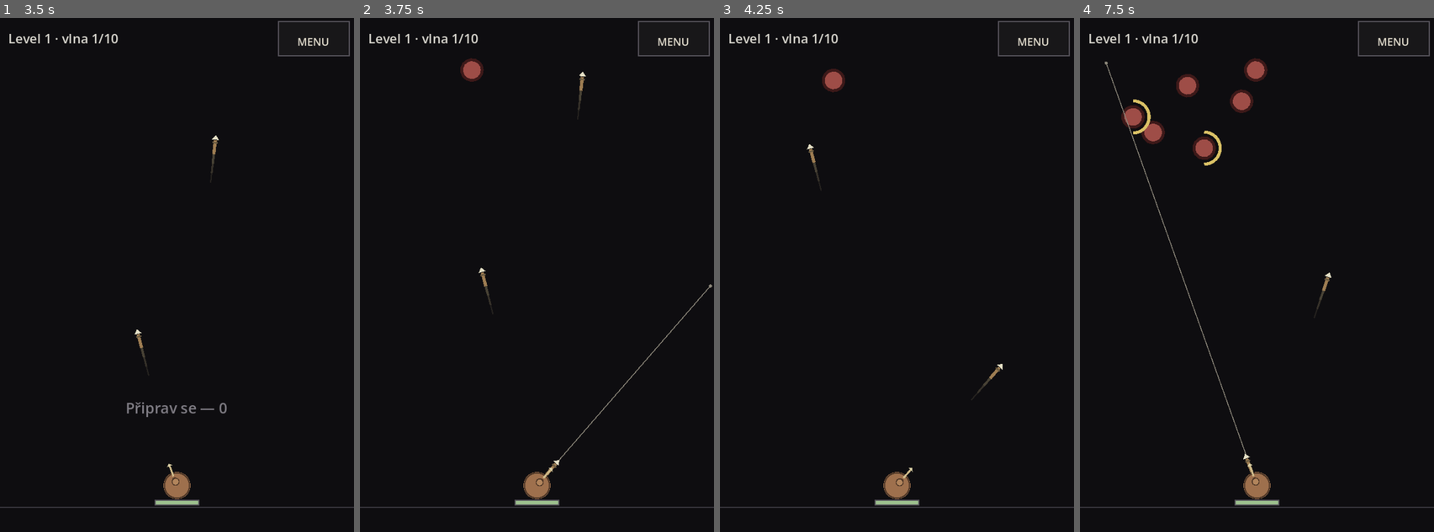
Above: before the commit, frames 1-4 (left to right).
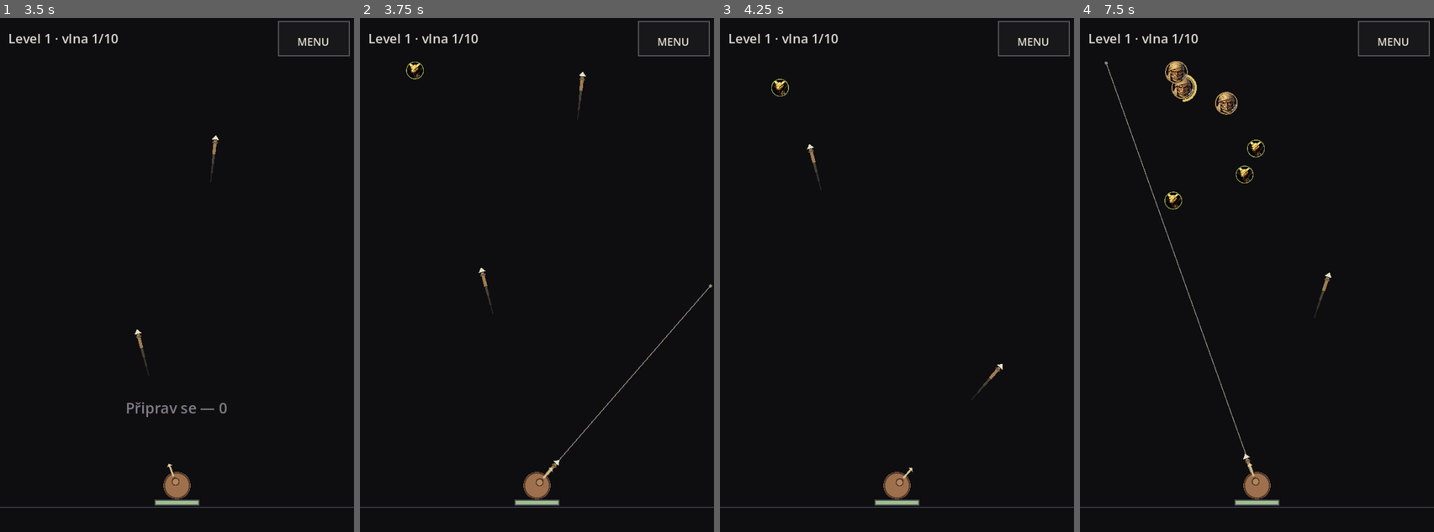
Above: after the commit, the same moments.

Repository: jankoznar94/dark-story
Game: Godot game, scene res://main.tscn
Same seed, same stepped clock (60 frames per second), same inputs: the game is played once before the commit and once after it.
Inputs (mouse positions are in pixels of both pictures, inside the frame that each line leads up to):
- Up to frame 1 (3.5 s): tap Enter at 0.5 s; move the mouse to (254, 259) at 0.52 s; click (254, 259) at 0.67 s; drag from (106, 310) to (159, 388) at 1.27 s; move the mouse to (212, 167) at 2.02 s; click (212, 167) at 2.17 s; drag from (159, 388) to (70, 203) at 2.77 s
- Up to frame 2 (3.75 s): move the mouse to (643, 362) at 3.52 s; click (643, 362) at 3.67 s
- Up to frame 3 (4.25 s): no input
- Up to frame 4 (7.5 s): drag from (1150, 203) to (1203, 151) at 4.27 s; move the mouse to (1274, 285) at 5.02 s; click (1274, 285) at 5.17 s; drag from (1203, 151) to (1186, 310) at 5.77 s; move the mouse to (1334, 259) at 6.52 s; click (1334, 259) at 6.67 s; drag from (1186, 310) to (1239, 388) at 7.27 s

Frame 1 is identical in both runs. In frame 2, 0.3% of the frame differs, in the area x 12-36%, y 7-13%; in frame 3, 0.3%; in frame 4, 2.2%, in the area x 11-53%, y 7-38%.

Commit message:
Thrower: sest druhu nepratel (velikost/rychlost/vydrz), strelci se zastavi a strili, kruhove portrety z Dungeon Recall

Diff:
--- a/scripts/game.gd
+++ b/scripts/game.gd
@@ -32,6 +32,35 @@
 # ROZESTUP VIC OSTREPU (celkem, v radiánech).
 const SPREAD := 0.10
 
+# DRUHY NEPRATEL (Jan, Oct 2026: "Různé velikosti, různá rychlost, různá výdrž.
+# Někteří budou střílet ... většina bude na blízko.")
+#
+#   r      - polomer v podilu field_r (velikost je videt na prvni pohled)
+#   travel - nasobek doby chuze; <1 = rychlejsi, >1 = pomalejsi
+#   hp     - nasobek zivotu vlny
+#   dmg    - nasobek poskozeni pri dorazu
+#   ranged - stoji v `stop` (podil field_r od stredu) a strili
+#   shot_cd / shot_dmg / shot_spd - kadence, poskozeni a rychlost strel (podil field_r/s)
+#
+# Vetsina je na blizko; strelci jsou vzacni a stoji daleko, takze je hrac musi
+# dobehnout ostepem, ne je nechat dojit.
+const ENEMY_TYPES := [
+	{"id": "cobra", "name": "Kobra", "img": "desert_cobra", "r": 0.055,
+		"travel": 0.60, "hp": 0.55, "dmg": 0.55, "ranged": false},
+	{"id": "nomad", "name": "Poutník", "img": "desert_nomad", "r": 0.070,
+		"travel": 1.00, "hp": 1.00, "dmg": 1.00, "ranged": false},
+	{"id": "treant", "name": "Stromák", "img": "ent", "r": 0.092,
+		"travel": 1.35, "hp": 1.90, "dmg": 1.45, "ranged": false},
+	{"id": "kolos", "name": "Kolos", "img": "desert_beetle", "r": 0.108,
+		"travel": 1.70, "hp": 2.40, "dmg": 1.90, "ranged": false},
+	{"id": "ghost", "name": "Přízrak", "img": "ghost", "r": 0.062,
+		"travel": 1.15, "hp": 0.85, "dmg": 0.50, "ranged": true,
+		"stop": 0.68, "shot_cd": 2.6, "shot_dmg": 0.55, "shot_spd": 0.50},
+	{"id": "pyro", "name": "Ohnivec", "img": "fire_ghost", "r": 0.072,
+		"travel": 1.30, "hp": 1.15, "dmg": 0.60, "ranged": true,
+		"stop": 0.52, "shot_cd": 3.2, "shot_dmg": 0.90, "shot_spd": 0.60},
+]
+
 var profile: Profile = Profile.new()
 var field_r: float = 300.0
 var center: Vector2 = Vector2(500.0, 500.0)
@@ -48,6 +77,8 @@
 var body_earned: int = 0
 var enemies: Array = []
 var spears: Array = []
+# STRELY NEPRATEL (strelci): leti od nepritele k bojovnikovi.
+var enemy_shots: Array = []
 var aiming: bool = false
 var aim: Vector2 = Vector2.UP
 var fire_left: float = 0.0
@@ -140,6 +171,51 @@
 	return BASE_HP * pow(HP_GROWTH, float(maxi(0, kolo - 1)))
 
 
+# VZHLED A VLASTNOSTI DRUHU. Hleda se podle id, aby se dala mit v jedne tabulce
+# i logika i kresleni (obrazek).
+static func enemy_type(id: String) -> Dictionary:
+	for t in ENEMY_TYPES:
+		if String(t["id"]) == id:
+			return t
+	return ENEMY_TYPES[1]
+
+
+# POLOMER KONKRETNIHO NEPRITELE. Testy a starsi data nemaji "kind", takze padaji
+# na zakladni velikost.
+func radius_of(e: Dictionary) -> float:
+	if e.has("r"):
+		return float(e["r"])
+	return enemy_r()
+
+
+# SLOZENI VLNY: do zacatku jen pesaci, od 3. vlny prvni strelci, od 5. vlny
+# tezsi kusy. Vahy jsou nasobene, aby "vetsina na blizko" opravdu platilo.
+func type_weights(w: int) -> Array:
+	var out: Array = [["cobra", 2.2], ["nomad", 5.0]]
+	if w >= 3:
+		out.append(["ghost", 1.5])
+	if w >= 4:
+		out.append(["treant", 1.6])
+	if w >= 6:
+		out.append(["pyro", 1.3])
+	if w >= 7:
+		out.append(["kolos", 0.9])
+	return out
+
+
+func _pick_type(w: int) -> Dictionary:
+	var list: Array = type_weights(w)
+	var total: float = 0.0
+	for it in list:
+		total += float(it[1])
+	var roll: float = rng.randf() * total
+	for it in list:
+		roll -= float(it[1])
+		if roll <= 0.0:
+			return enemy_type(String(it[0]))
+	return enemy_type("nomad")
+
+
 func enemy_dmg(w: int) -> float:
 	var kolo: int = (level - 1) * WAVES_PER_LEVEL + w
 	return 5.0 + 0.7 * float(kolo)
@@ -159,6 +235,7 @@
 	body_earned = 0
 	enemies = []
 	spears = []
+	enemy_shots = []
 	aiming = false
 	fire_left = 0.0
 	spawned = 0
@@ -228,6 +305,7 @@
 	_fire(dt)
 	_move_enemies(dt)
 	_move_spears(dt)
+	_move_shots(dt)
 	_prune()
 	if hp <= 0.0:
 		_lose()
@@ -282,16 +360,31 @@
 func _spawn() -> void:
 	# NEPRATELE JDOU SHORA: rodi se u horniho okraje plochy, ne kolem dokola.
 	# Sireni po cele sirce, aby se hrac nemohl jen schovat do jednoho rohu.
+	var t: Dictionary = _pick_type(wave)
+	var er: float = field_r * float(t["r"])
 	var span: float = minf(arena.size.x * 0.42, field_r * 0.95)
 	var x: float = center.x + rng.randf_range(-span, span)
-	var p0 := Vector2(clampf(x, 8.0, arena.end.x - 8.0), arena.position.y + field_r * 0.06)
+	var p0 := Vector2(clampf(x, 8.0, arena.end.x - 8.0), arena.position.y + er * 1.05)
 	var dist: float = p0.distance_to(center)
 	var p := {
 		"pos": p0,
-		"hp": enemy_hp(wave), "max_hp": enemy_hp(wave),
-		"speed": dist / travel_time(), "dmg": enemy_dmg(wave),
+		"kind": String(t["id"]),
+		"r": er,
+		"ranged": bool(t["ranged"]),
+		"hp": enemy_hp(wave) * float(t["hp"]),
+		"max_hp": enemy_hp(wave) * float(t["hp"]),
+		# KAZDY DRUH MA SVOU DOBU CHUZE - je to doba, ne rychlost, aby to na
+		# kazdem displeji vyslo stejne.
+		"speed": dist / (travel_time() * float(t["travel"])),
+		"dmg": enemy_dmg(wave) * float(t["dmg"]),
 		"alive": true,
 	}
+	if bool(t["ranged"]):
+		p["stop"] = float(t["stop"])
+		p["shot_left"] = float(t["shot_cd"]) * rng.randf_range(0.35, 0.9)
+		p["shot_cd"] = float(t["shot_cd"])
+		p["shot_dmg"] = float(t["shot_dmg"])
+		p["shot_spd"] = float(t["shot_spd"])
 	enemies.append(p)
 	spawned += 1
 
@@ -329,15 +422,63 @@
 		var pos: Vector2 = e["pos"]
 		var d: Vector2 = center - pos
 		var dd: float = d.length()
-		if dd <= warrior_r() + enemy_r():
+		var er: float = radius_of(e)
+		if dd <= warrior_r() + er * 0.85:
 			# DORAZIL: ubere zivoty a zmizi. Zbroj ani barvy tu nejsou - jedina
 			# obrana je zabit ho driv.
-			hp -= float(e["dmg"])
-			hit_amount = float(e["dmg"])
-			hit_flash = 0.45
+			_hurt_warrior(float(e["dmg"]))
 			e["alive"] = false
 			continue
+		# STRELEC: zastavi se v `stop` a stoji. Nesmi ale zustat stat vecne, kdyz
+		# se k nemu hrac priblizi - pak couva, aby si drzel odstup.
+		var stop: float = float(e.get("stop", 0.0)) * field_r
+		if stop > 0.0:
+			if dd <= stop:
+				if dd < stop * 0.80:
+					e["pos"] = pos - d / dd * float(e["speed"]) * dt
+				e["shot_left"] = float(e["shot_left"]) - dt
+				if float(e["shot_left"]) <= 0.0:
+					_shoot(e)
+					e["shot_left"] = float(e["shot_cd"])
+				continue
 		e["pos"] = pos + d / dd * float(e["speed"]) * dt
+
+
+# STRELA NEPRITELE: leti presne na bojovnika v okamziku vystrelu. Hrac ji vidi
+# prichazet, ale neda se od ni usknout - musi strelce zabit.
+func _shoot(e: Dictionary) -> void:
+	var from: Vector2 = e["pos"]
+	var aim_vec: Vector2 = (center - from).normalized()
+	var dmg: float = enemy_dmg(wave) * float(e.get("shot_dmg", 0.6))
+	enemy_shots.append({
+		"pos": from + aim_vec * (radius_of(e) + field_r * 0.02),
+		"dir": aim_vec,
+		"dmg": dmg,
+		"spd": field_r * float(e.get("shot_spd", 0.5)),
+		"r": field_r * 0.013,
+		"kind": String(e.get("kind", "ghost")),
+		"alive": true,
+	})
+
+
+func _hurt_warrior(amount: float) -> void:
+	hp -= amount
+	hit_amount = amount
+	hit_flash = 0.45
+
+
+func _move_shots(dt: float) -> void:
+	for s in enemy_shots:
+		if not bool(s.get("alive", true)):
+			continue
+		var pos: Vector2 = s["pos"] + (s["dir"] as Vector2) * float(s["spd"]) * dt
+		s["pos"] = pos
+		if pos.distance_to(center) <= warrior_r() + float(s["r"]):
+			_hurt_warrior(float(s["dmg"]))
+			s["alive"] = false
+			continue
+		if not arena.grow(field_r * 0.20).has_point(pos):
+			s["alive"] = false
 
 
 func _move_spears(dt: float) -> void:
@@ -378,7 +519,7 @@
 	for e in enemies:
 		if not bool(e["alive"]) or skip.has(e):
 			continue
-		if (e["pos"] as Vector2).distance_to(pos) <= enemy_r() + spear_r():
+		if (e["pos"] as Vector2).distance_to(pos) <= radius_of(e) + spear_r():
 			return e
 	return {}
 
@@ -414,6 +555,11 @@
 		if bool(s.get("alive", true)):
 			keep_s.append(s)
 	spears = keep_s
+	var keep_o: Array = []
+	for s in enemy_shots:
+		if bool(s.get("alive", true)):
+			keep_o.append(s)
+	enemy_shots = keep_o
 
 
 # ------------------------------------------------------------------ HLASKY
--- a/scripts/game_view.gd
+++ b/scripts/game_view.gd
@@ -36,6 +36,9 @@
 var _mouse_down: bool = false
 var _mouse_pos: Vector2 = Vector2.ZERO
 var _js_t: float = 0.0
+# PORTRETY NEPRATEL: nactou se jednou pri startu. Kruhove PNG (pruhledne okoli)
+# pripravi tools/prepare_monsters.py z portretu Dungeon Recall.
+var _tex: Dictionary = {}
 
 
 func _ready() -> void:
@@ -44,6 +47,7 @@
 	menu.load_build_id()
 	layout.update(get_viewport_rect().size)
 	_apply_field()
+	_load_textures()
 	get_viewport().size_changed.connect(_on_resize)
 
 
@@ -54,6 +58,14 @@
 
 func _apply_field() -> void:
 	game.set_field(layout.field_r, layout.center, layout.arena)
+
+
+func _load_textures() -> void:
+	_tex.clear()
+	for t in Game.ENEMY_TYPES:
+		var path: String = "res://assets/monsters/%s.png" % String(t["img"])
+		if ResourceLoader.exists(path):
+			_tex[String(t["id"])] = load(path)
 
 
 func _process(dt: float) -> void:
@@ -242,6 +254,7 @@
 	_draw_enemies()
 	_draw_aim()
 	_draw_spears()
+	_draw_shots()
 	_draw_warrior()
 	_draw_health()
 	_draw_bar()
@@ -283,15 +296,66 @@
 
 
 func _draw_enemies() -> void:
-	var er: float = game.enemy_r()
 	for e in game.enemies:
 		var pos: Vector2 = e["pos"]
-		draw_circle(pos, er, ENEMY)
-		draw_arc(pos, er, 0.0, TAU, 16, ENEMY_EDGE, maxf(1.5, er * 0.28))
+		var er: float = game.radius_of(e)
+		var kind: String = String(e.get("kind", "nomad"))
+		var edge: Color = _kind_edge(kind)
+		# KRUH: obrazek je jiz predkruhovany s pruhlednym okolim (tools/
+		# prepare_monsters.py), takze nikde neni cerny ctverec. Pod nim je jen
+		# tenky lem, ktery drzi tvar i kdyz obrazek chybi.
+		draw_circle(pos, er, Color(0.085, 0.078, 0.090))
+		var tex: Texture2D = _tex.get(kind, null)
+		if tex != null:
+			draw_texture_rect(tex, Rect2(pos - Vector2(er, er), Vector2(er, er) * 2.0), false)
+		else:
+			draw_circle(pos, er * 0.94, ENEMY)
+		draw_arc(pos, er * 0.97, 0.0, TAU, 28, edge, maxf(1.5, er * 0.10))
+		# ZIVOTY: oblouk kolem hlavy, ne cislo - hrac vidi "kolik jeste vydrzi".
 		var frac: float = clampf(float(e["hp"]) / maxf(1.0, float(e["max_hp"])), 0.0, 1.0)
 		if frac < 0.999:
-			draw_arc(pos, er * 1.55, -PI * 0.5, -PI * 0.5 + TAU * frac, 20,
-				_hp_color(frac), maxf(2.0, er * 0.30))
+			draw_arc(pos, er * 1.16, -PI * 0.5, -PI * 0.5 + TAU * frac, 24,
+				_hp_color(frac), maxf(2.0, er * 0.22))
+		# NABIJENI STRELCE: tesne pred vystrelem se nad hlavou rozsviti tecka.
+		# Je to jen plocha, zadny glow - hrac ma cas uskocit ostepem.
+		if bool(e.get("ranged", false)) and float(e.get("shot_left", 9.0)) < 0.5:
+			draw_circle(pos + Vector2(0.0, -er * 1.32), er * 0.16, edge)
+
+
+# BARVA DRUHU: jen odstin lemu a strel, zadne neony. Kazdy druh ma byt poznat
+# perifernim videnim, ale stale to musi byt strojova, ztlumena paleta.
+func _kind_edge(kind: String) -> Color:
+	match kind:
+		"cobra":
+			return Color(0.55, 0.60, 0.32)
+		"nomad":
+			return Color(0.66, 0.54, 0.36)
+		"treant":
+			return Color(0.44, 0.52, 0.33)
+		"kolos":
+			return Color(0.62, 0.48, 0.30)
+		"ghost":
+			return Color(0.52, 0.62, 0.70)
+		"pyro":
+			return Color(0.74, 0.44, 0.28)
+	return Color(0.62, 0.30, 0.28)
+
+
+func _draw_shots() -> void:
+	for s in game.enemy_shots:
+		var pos: Vector2 = s["pos"]
+		var dir: Vector2 = s["dir"]
+		var r: float = float(s["r"])
+		var kind: String = String(s.get("kind", "ghost"))
+		var col: Color = _kind_edge(kind)
+		# STOPA: dve kratke useky, aby bylo videt, odkud strela leti.
+		for i in range(2):
+			var t0: Vector2 = pos - dir * r * (5.0 + 3.0 * float(i))
+			var t1: Vector2 = pos - dir * r * (2.0 + 3.0 * float(i))
+			draw_line(t0, t1, Color(col.r, col.g, col.b, 0.34 - 0.14 * float(i)),
+				maxf(1.5, r * 1.2))
+		draw_circle(pos, r, col)
+		draw_circle(pos, r * 0.45, Color(0.95, 0.90, 0.78))
 
 
 func _draw_spears() -> void:
--- /dev/null
+++ b/tools/preview_battle.gd
@@ -0,0 +1,75 @@
+extends SceneTree
+# VYVOJOVA POMUCKA: odehraje kus 5. vlny (kde uz jsou strelci) a vyrenderuje
+# snimek. Slouzi k posouzeni velikosti, rozestupu a citelnosti nepratel.
+# Nic nezapisuje do hry ani na disk hry.
+#
+#   ~/tools/godot/godot4 --path . --rendering-driver opengl3 --resolution 600x900 \
+#       --script res://tools/preview_battle.gd -- --out=/tmp/thrower_battle.png
+
+var view: Node2D = null
+var frame: int = 0
+var out_path: String = "user://thrower_battle.png"
+var _simmed: bool = false
+var _steps: int = 780
+
+
+func _init() -> void:
+	for a in OS.get_cmdline_user_args():
+		if a.begins_with("--out="):
+			out_path = a.split("=")[1]
+		elif a.begins_with("--steps="):
+			_steps = int(a.split("=")[1])
+
+
+func _process(_d: float) -> bool:
+	frame += 1
+	if frame == 1:
+		view = load("res://main.tscn").instantiate()
+		root.add_child(view)
+		return false
+	if frame == 2:
+		_layout()
+		return false
+	if not _simmed and frame >= 4:
+		_sim()
+		_simmed = true
+		return false
+	if frame < 10:
+		return false
+	var img: Image = root.get_texture().get_image()
+	if img == null:
+		print("NO_IMAGE")
+		return true
+	img.save_png(out_path)
+	print("SAVED ", out_path, " ", img.get_width(), "x", img.get_height())
+	return true
+
+
+func _layout() -> void:
+	view.layout.update(Vector2(600.0, 900.0))
+	view._apply_field()
+	view.menu.open_battle()
+	var g = view.game
+	g.start_level(1)
+	g.wave = 5
+	g.phase = "build"
+	g.build_left = 0.01
+
+
+# SIMULACE: hrac miri na nejvyssiho nepritele, aby se bitva opravdu hrala.
+func _sim() -> void:
+	var g = view.game
+	for i in range(_steps):
+		var target := Vector2.ZERO
+		var best_y: float = 1e9
+		for e in g.enemies:
+			var p: Vector2 = e["pos"]
+			if p.y < best_y:
+				best_y = p.y
+				target = p
+		if target != Vector2.ZERO:
+			g.aim_at(target)
+		else:
+			g.release()
+		g.step(1.0 / 60.0)
+	g.release()
--- /dev/null
+++ b/tools/preview_enemies.gd
@@ -0,0 +1,111 @@
+extends SceneTree
+# VYVOJOVA POMUCKA: vyrenderuje obrazovku bitvy se vsemi druhy nepratel, aby se
+# dalo posoudit, jak vypadaji portrety, velikosti a střely. Nic nezapisuje do hry.
+#
+#   ~/tools/godot/godot4 --path . --rendering-driver opengl3 --resolution 600x900 \
+#       --script res://tools/preview_enemies.gd -- --out=/tmp/thrower_enemies.png
+
+var view: Node2D = null
+var frame: int = 0
+var out_path: String = "user://thrower_enemies.png"
+var _placed: bool = false
+
+
+func _init() -> void:
+	for a in OS.get_cmdline_user_args():
+		if a.begins_with("--out="):
+			out_path = a.split("=")[1]
+
+
+func _process(_d: float) -> bool:
+	frame += 1
+	if frame == 1:
+		view = load("res://main.tscn").instantiate()
+		root.add_child(view)
+		return false
+	if frame == 2:
+		_layout()
+		return false
+	if not _placed and frame >= 4:
+		_place()
+		_placed = true
+		return false
+	if frame < 10:
+		return false
+	var img: Image = root.get_texture().get_image()
+	if img == null:
+		print("NO_IMAGE")
+		return true
+	img.save_png(out_path)
+	print("SAVED ", out_path, " ", img.get_width(), "x", img.get_height())
+	return true
+
+
+func _layout() -> void:
+	view.layout.update(Vector2(600.0, 900.0))
+	view._apply_field()
+	view.game.start_level(1)
+	view.game.phase = "wave"
+	view.game.plan = 99
+	view.game.spawned = 99
+	view.game.wave = 1
+	view.game.build_left = 9999.0
+	view.menu.open_battle()
+	view.game.enemies = []
+	view.game.spears = []
+	view.game.enemy_shots = []
+
+
+func _place() -> void:
+	var g = view.game
+	var c: Vector2 = g.center
+	var fr: float = g.field_r
+	# SEST DRUHU v mrizce nad bojovnikem, kazdy ve sve velikosti.
+	var kinds: Array = ["cobra", "nomad", "treant", "kolos", "ghost", "pyro"]
+	var cols: int = 3
+	for i in range(kinds.size()):
+		var t: Dictionary = Game.enemy_type(String(kinds[i]))
+		var er: float = fr * float(t["r"])
+		var col: int = i % cols
+		var row: int = i / cols
+		var pos := Vector2(c.x + (float(col) - 1.0) * fr * 0.52,
+			c.y - fr * 1.05 + float(row) * fr * 0.62)
+		var e := {
+			"pos": pos, "kind": String(t["id"]), "r": er,
+			"ranged": bool(t["ranged"]),
+			"hp": 10.0, "max_hp": 10.0, "speed": 0.0,
+			"dmg": 5.0, "alive": true,
+		}
+		if bool(t["ranged"]):
+			e["stop"] = float(t["stop"])
+			e["shot_left"] = 0.25
+			e["shot_cd"] = float(t["shot_cd"])
+			e["shot_dmg"] = 0.6
+			e["spd"] = 0.0
+		# ZIVOTNI OBLOUK: u dvou nepratel castecne ubrany, aby byl videt.
+		if i == 1:
+			e["hp"] = 6.0
+		if i == 3:
+			e["hp"] = 2.5
+		g.enemies.append(e)
+	# STRELY STREL CU ve vzduchu, aby bylo videt, jak vypadaji.
+	var ghost := Game.enemy_type("ghost")
+	var pyro := Game.enemy_type("pyro")
+	for i in range(2):
+		var from := Vector2(c.x + (float(i) - 0.5) * fr * 0.30, c.y - fr * 0.55)
+		var dir: Vector2 = (c - from).normalized()
+		g.enemy_shots.append({
+			"pos": from + dir * fr * 0.18,
+			"dir": dir, "dmg": 5.0, "spd": fr * 0.5,
+			"r": fr * 0.013,
+			"kind": "ghost" if i == 0 else "pyro",
+			"alive": true,
+		})
+	# PO ZASADENI: faze musi zustat "wave", jinak hra mezi snimky prepne
+	# do "build" a pres nepratele se vytiskne odpoctove "Priprav se".
+	g.phase = "wave"
+	g.plan = 99
+	g.spawned = 99
+	g.wave = 1
+	g.aiming = true
+	g.aim = Vector2(-0.35, -1.0).normalized()
--- a/tools/test_core.gd
+++ b/tools/test_core.gd
@@ -19,6 +19,8 @@
 	_run("nepritel u bojovnika ubere zivoty a zmizi", _test_enemy_hits_warrior)
 	_run("vlny: build -> wave -> body za odrazeno", _test_waves)
 	_run("vic ostepu v jednom hodu", _test_multishot)
+	_run("druhy nepratel: velikost, rychlost, vydrz", _test_types)
+	_run("strelci se zastavi a strili", _test_ranged)
 	print("checks=%d fails=%d" % [checks, fails.size()])
 	print("CORE_ALL_PASS=%s" % ("true" if fails.is_empty() else "false"))
 	quit()
@@ -183,3 +185,68 @@
 	g.aim_at(g.center + Vector2(-400.0, 0.0))
 	g.step(1.0 / 120.0)
 	_check(g.spears.size() == 3, "tri ostepy v hodu nejsou tri (%d)" % g.spears.size())
+
+
+# 8) RUZNE DRUHY: musi se lisit velikosti, dobou chuze i vydrzi a vsechny musi
+#    mit prirazeny obrazek (kdyby obrazek chybel, hra by kreslila jen kolecka).
+func _test_types() -> void:
+	var ids: Array = []
+	var rmin: float = 9.0
+	var rmax: float = 0.0
+	var tmin: float = 9.0
+	var tmax: float = 0.0
+	var hpmin: float = 9.0
+	var hpmax: float = 0.0
+	for t in Game.ENEMY_TYPES:
+		ids.append(String(t["id"]))
+		_check(not String(t["img"]).is_empty(), "druh %s nema obrazek" % String(t["id"]))
+		rmin = minf(rmin, float(t["r"]))
+		rmax = maxf(rmax, float(t["r"]))
+		tmin = minf(tmin, float(t["travel"]))
+		tmax = maxf(tmax, float(t["travel"]))
+		hpmin = minf(hpmin, float(t["hp"]))
+		hpmax = maxf(hpmax, float(t["hp"]))
+	_check(ids.size() >= 5, "druhu je malo (%d)" % ids.size())
+	_check(rmax / rmin > 1.6, "velikosti druhu se lisi jen malo (%.2f)" % (rmax / rmin))
+	_check(tmax / tmin > 2.0, "rychlosti druhu se lisi jen malo (%.2f)" % (tmax / tmin))
+	_check(hpmax / hpmin > 3.0, "vydrz druhu se lisi jen malo (%.2f)" % (hpmax / hpmin))
+	# SLOZENI: od 6. vlny se musi objevit vic nez jen dva zakladni druhy a
+	# vetsina musi byt na blizko.
+	var g: Game = _fresh()
+	g.wave = 7
+	var seen: Dictionary = {}
+	var ranged: int = 0
+	for i in range(400):
+		var t: Dictionary = g._pick_type(7)
+		seen[String(t["id"])] = true
+		if bool(t["ranged"]):
+			ranged += 1
+	_check(seen.size() >= 4, "ve vlne se objevi jen %d druhu" % seen.size())
+	_check(ranged < 200, "strelcu je vic nez pesaku (%d/400)" % ranged)
+
+
+# 9) STRELEC: zastavi se v odstupu, stoji a jeho strela doleti na bojovnika.
+func _test_ranged() -> void:
+	var g: Game = _fresh()
+	g.wave = 3
+	var er: float = g.field_r * 0.058
+	var e := {
+		"pos": g.center + Vector2(0.0, -g.field_r * 0.75), "kind": "ghost",
+		"r": er, "ranged": true, "hp": 60.0, "max_hp": 60.0,
+		"speed": g.field_r / 12.0, "dmg": 10.0, "alive": true,
+		"stop": 0.68, "shot_left": 0.2, "shot_cd": 2.6,
+		"shot_dmg": 0.55, "shot_spd": 0.5,
+	}
+	g.enemies.append(e)
+	var hp0: float = g.hp
+	# 1,2 s: strelec dojde do odstupu a vystreli - strela musi byt videt ve vzduchu.
+	_tick(g, 1.2)
+	var stop_px: float = float(e["stop"]) * g.field_r
+	var dd: float = (e["pos"] as Vector2).distance_to(g.center)
+	_check(dd > stop_px * 0.95, "strelec nedosel do odstupu (%.0f < %.0f)" % [dd, stop_px])
+	_check(dd < stop_px * 1.10, "strelec selhal dal nez do odstupu")
+	_check(g.enemy_shots.size() > 0, "strelec nevystrelil")
+	# STRELA LETI: do 3 s musi doletet a ubrat zivoty.
+	_tick(g, 3.0)
+	_check(g.hp < hp0, "strela strelce neubrala bojovnikovi zivoty")
+	_check(g.hit_flash >= 0.0, "zasah strelou nema varovani")
Binary file added: assets/monsters/desert_beetle.png
Not shown, added: assets/monsters/desert_beetle.png.import
Binary file added: assets/monsters/desert_cobra.png
Not shown, added: assets/monsters/desert_cobra.png.import
Binary file added: assets/monsters/desert_nomad.png
Not shown, added: assets/monsters/desert_nomad.png.import
Binary file added: assets/monsters/ent.png
Not shown, added: assets/monsters/ent.png.import
Binary file added: assets/monsters/fire_ghost.png
Not shown, added: assets/monsters/fire_ghost.png.import
Binary file added: assets/monsters/ghost.png
Not shown, added: assets/monsters/ghost.png.import
(and 1 more such lines)
